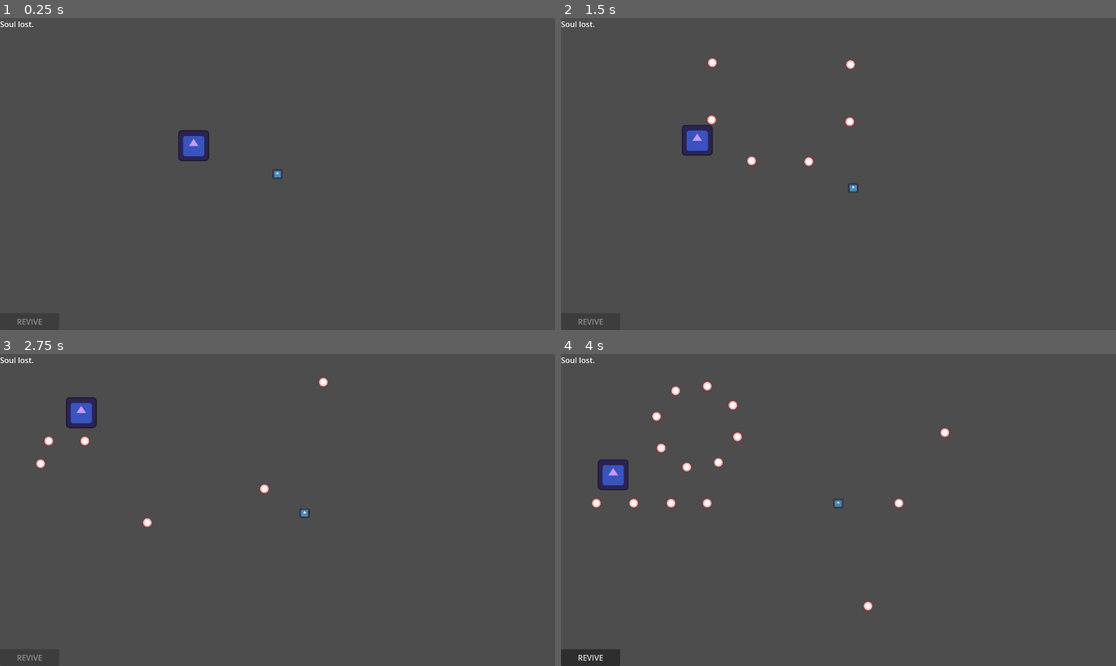
Above: before the commit, frames 1-4 (two rows, left to right).
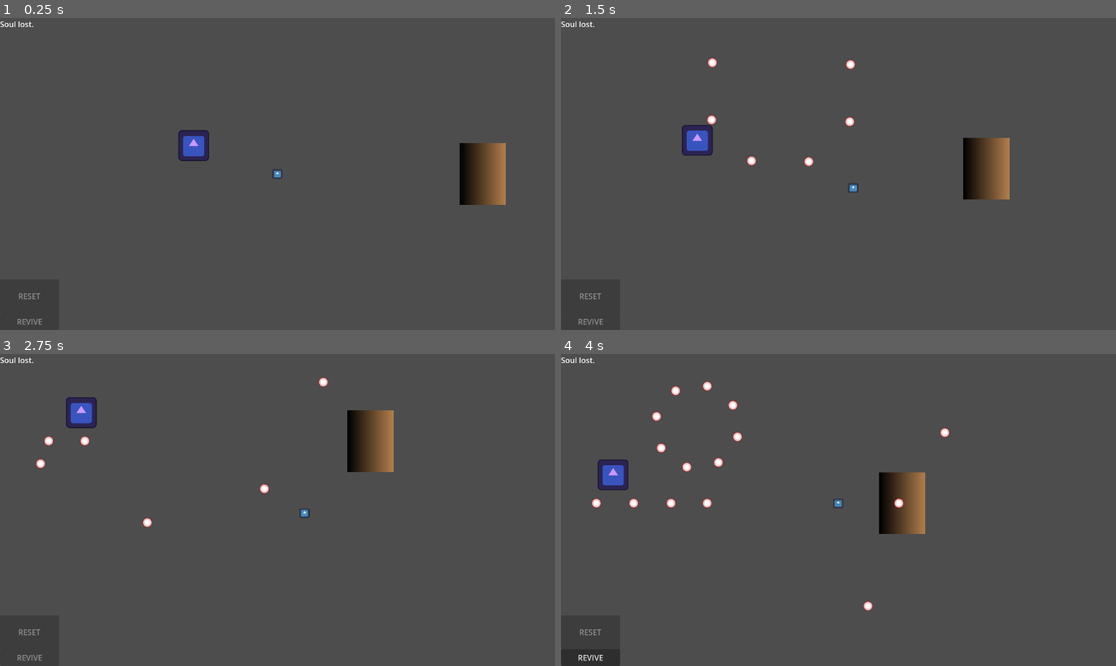
Above: after the commit, the same moments.

Repository: Sanccarm/soul-requisition
Game: Godot game, scene res://scenes/demo_level.tscn
Two runs of this game, one before a commit and one after it. Both use one fixed random seed, a clock stepped at 60 frames per second and the inputs below. Before the commit the project starts from res://scenes/test_scene.tscn. The engine's default icon, where the game draws it, is replaced by a stand-in: a white triangle on a blue panel in a dark square.
Inputs (mouse positions are in pixels of both pictures, inside the frame that each line leads up to):
- Up to frame 1 (0.25 s): no input
- Up to frame 2 (1.5 s): tap Enter at 0.5 s; move the mouse to (960, 158) at 0.52 s; hold D (right) 0.53-1.28 s; move the mouse to (727, 189) at 1.27 s; hold S (down) from 1.28 s (still down)
- Up to frame 3 (2.75 s): move the mouse to (333, 441) at 2.02 s; release S (down) at 2.03 s; hold D (right) from 2.03 s (still down)
- Up to frame 4 (4 s): move the mouse to (810, 572) at 2.77 s; release D (right) at 2.78 s; hold W (up) 2.78-3.53 s; move the mouse to (1005, 556) at 3.52 s; hold A (left) from 3.53 s (still down)

The runs differ from the first frame. In frame 1, 1.7% of the frame differs, in the area x 3-92%, y 40-91%; in frame 2, 1.7%; in frame 3, 1.7%, in the area x 3-71%, y 18-91%; in frame 4, 1.7%.

Commit message:
Added door functionality, renamed scene, renamed script, and added a restart button

Diff:
--- a/project.godot
+++ b/project.godot
@@ -11,7 +11,7 @@
 [application]
 
 config/name="soul-requisition"
-run/main_scene="res://scenes/test_scene.tscn"
+run/main_scene="res://scenes/demo_level.tscn"
 config/features=PackedStringArray("4.5", "GL Compatibility")
 config/icon="res://icon.svg"
 
--- a/scenes/test_scene.tscn
+++ b/scenes/demo_level.tscn
@@ -1,6 +1,6 @@
-[gd_scene load_steps=21 format=3 uid="uid://jbqiyllin6fo"]
-
-[ext_resource type="Script" uid="uid://bi78ir7fl5s33" path="res://scripts/test_music.gd" id="1_3qnke"]
+[gd_scene load_steps=22 format=3 uid="uid://jbqiyllin6fo"]
+
+[ext_resource type="Script" uid="uid://bi78ir7fl5s33" path="res://scripts/game.gd" id="1_3qnke"]
 [ext_resource type="AudioStream" uid="uid://ba0nqlvgvulr2" path="res://assets/music/thememusic-nopads-nodrums.ogg" id="2_wtsjf"]
 [ext_resource type="AudioStream" uid="uid://cr8rfs3x3d0xt" path="res://assets/music/thememusic-pads-nodrums.ogg" id="3_rnaij"]
 [ext_resource type="AudioStream" uid="uid://b5a4rxrgujdc4" path="res://assets/music/thememusic-pads-drums.ogg" id="4_h3xc6"]
@@ -14,6 +14,7 @@
 [ext_resource type="Script" uid="uid://b361vvoa60xv5" path="res://addons/BulletUpHell/Bullet/animStates.gd" id="11_ntc4i"]
 [ext_resource type="Script" uid="uid://c223f1se5xsvb" path="res://addons/BulletUpHell/Nodes/BuHSpawnPoint.gd" id="12_spawnpoint"]
 [ext_resource type="PackedScene" uid="uid://dg4ckpkwj010e" path="res://scenes/soul.tscn" id="13_soul"]
+[ext_resource type="PackedScene" uid="uid://belo1hglxr1jf" path="res://scenes/door.tscn" id="14_door"]
 
 [sub_resource type="AudioStreamSynchronized" id="AudioStreamSynchronized_q0r65"]
 stream_count = 3
@@ -128,6 +129,9 @@
 [node name="Soul" parent="." instance=ExtResource("13_soul")]
 position = Vector2(300, 200)
 
+[node name="Door" parent="." instance=ExtResource("14_door")]
+position = Vector2(900, 259)
+
 [node name="Player" parent="." instance=ExtResource("5_s36qc")]
 position = Vector2(474, 259)
 script = ExtResource("6_6qxox")
@@ -221,4 +225,15 @@
 disabled = true
 text = "REVIVE"
 
+[node name="ResetButton" type="Button" parent="CanvasLayer"]
+anchors_preset = 2
+anchor_top = 1.0
+anchor_bottom = 1.0
+offset_top = -105.0
+offset_right = 122.848
+offset_bottom = -35.0
+grow_vertical = 0
+disabled = true
+text = "RESET"
+
 [connection signal="pressed" from="CanvasLayer/Button" to="Player" method="_on_button_pressed"]
--- /dev/null
+++ b/scenes/door.tscn
@@ -0,0 +1,22 @@
+[gd_scene load_steps=5 format=3 uid="uid://belo1hglxr1jf"]
+
+[ext_resource type="Script" uid="uid://clg15p56m7vw0" path="res://scripts/door.gd" id="1_door"]
+
+[sub_resource type="Gradient" id="Gradient_hpvv5"]
+
+[sub_resource type="GradientTexture2D" id="GradientTexture2D_uvdjg"]
+gradient = SubResource("Gradient_hpvv5")
+
+[sub_resource type="RectangleShape2D" id="RectangleShape2D_door"]
+size = Vector2(60, 80)
+
+[node name="Door" type="Area2D"]
+script = ExtResource("1_door")
+
+[node name="Sprite2D" type="Sprite2D" parent="."]
+modulate = Color(0.7, 0.5, 0.3, 1)
+scale = Vector2(1.5, 2)
+texture = SubResource("GradientTexture2D_uvdjg")
+
+[node name="CollisionShape2D" type="CollisionShape2D" parent="."]
+shape = SubResource("RectangleShape2D_door")
--- /dev/null
+++ b/scripts/door.gd
@@ -0,0 +1,19 @@
+extends Area2D
+signal level_completed
+
+func _ready() -> void:
+	# Connect the body_entered signal for collision detection
+	body_entered.connect(_on_body_entered)
+
+func _on_body_entered(body: Node) -> void:
+	# Check if the colliding body is the player
+	if body.is_in_group("Player"):
+		# Get the main game script to check if soul is collected
+		var main_game = get_tree().current_scene
+		if main_game and main_game.has_method("is_soul_collected") and main_game.is_soul_collected():
+			# Emit signal to notify that level is completed
+			level_completed.emit()
+			# Visual feedback - make door glow or change appearance
+			$Sprite2D.modulate = Color.GREEN
+			# Disable further collision detection
+			set_process(false)
--- a/scripts/test_music.gd
+++ b/scripts/game.gd
@@ -1,8 +1,11 @@
 extends Node2D
 @onready var player: CharacterBody2D = $Player
 @onready var soul_status_label: Label = $CanvasLayer/SoulStatus
+@onready var reset_button: Button = $CanvasLayer/ResetButton
 var stream: AudioStreamSynchronized
 var soul_collected: bool = false
+var level_completed: bool = false
+var game_stopped: bool = false
 
 func _ready() -> void:
 	if player == null:
@@ -20,12 +23,26 @@
 	if soul_status_label:
 		soul_status_label.text = "Soul lost."
 
+	# Initialize reset button
+	if reset_button:
+		reset_button.disabled = true
+		reset_button.pressed.connect(_on_reset_button_pressed)
+
 	# Connect to soul collection signal
 	var soul_node = $Soul
 	if soul_node:
 		soul_node.soul_collected.connect(_on_soul_collected)
 
+	# Connect to door level completion signal
+	var door_node = $Door
+	if door_node:
+		door_node.level_completed.connect(_on_level_completed)
+
 func _process(delta: float) -> void:
+	# If game is stopped, don't process anything
+	if game_stopped:
+		return
+
 	# If soul is collected, always play stream 2 at full volume
 	if soul_collected:
 		stream.set_sync_stream_volume(0, -80.0)  # nopads-nodrums
@@ -63,3 +80,54 @@
 	soul_collected = true
 	if soul_status_label:
 		soul_status_label.text = "Soul recollected."
+
+func is_soul_collected() -> bool:
+	return soul_collected
+
+func _on_level_completed() -> void:
+	if not level_completed and soul_collected:
+		level_completed = true
+		game_stopped = true
+		if soul_status_label:
+			soul_status_label.text = "Soul Returned."
+		if reset_button:
+			reset_button.disabled = false
+		# Stop player movement
+		if player:
+			player.set_physics_process(false)
+
+func _on_reset_button_pressed() -> void:
+	# Reset game state
+	soul_collected = false
+	level_completed = false
+	game_stopped = false
+
+	# Reset UI
+	if soul_status_label:
+		soul_status_label.text = "Soul lost."
+	if reset_button:
+		reset_button.disabled = true
+
+	# Reset player
+	if player:
+		player.position = Vector2(474, 259)
+		player.set_physics_process(true)
+		player.revive()
+
+	# Respawn soul
+	var soul_node = get_node_or_null("Soul")
+	if soul_node:
+		soul_node.queue_free()
+	# Wait a frame for the node to be fully removed
+	await get_tree().process_frame
+	var new_soul = preload("res://scenes/soul.tscn").instantiate()
+	new_soul.position = Vector2(300, 200)
+	new_soul.name = "Soul"
+	add_child(new_soul)
+	new_soul.soul_collected.connect(_on_soul_collected)
+
+	# Reset door
+	var door_node = $Door
+	if door_node:
+		door_node.get_node("Sprite2D").modulate = Color(0.7, 0.5, 0.3, 1)
+		door_node.set_process(true)
--- a/scripts/player.gd
+++ b/scripts/player.gd
@@ -78,6 +78,7 @@
 	var tween = create_tween()
 	tween.parallel().tween_property(self, "modulate:a", 1, 1)
 	HEALTH = STARTING_HEALTH
+	$CollisionShape2D.disabled = false
 
 
 #func _on_rigid_body_2d_body_entered(body: Node) -> void:
Not shown, added: scripts/door.gd.uid
Renamed: scripts/test_music.gd.uid -> scripts/game.gd.uid
